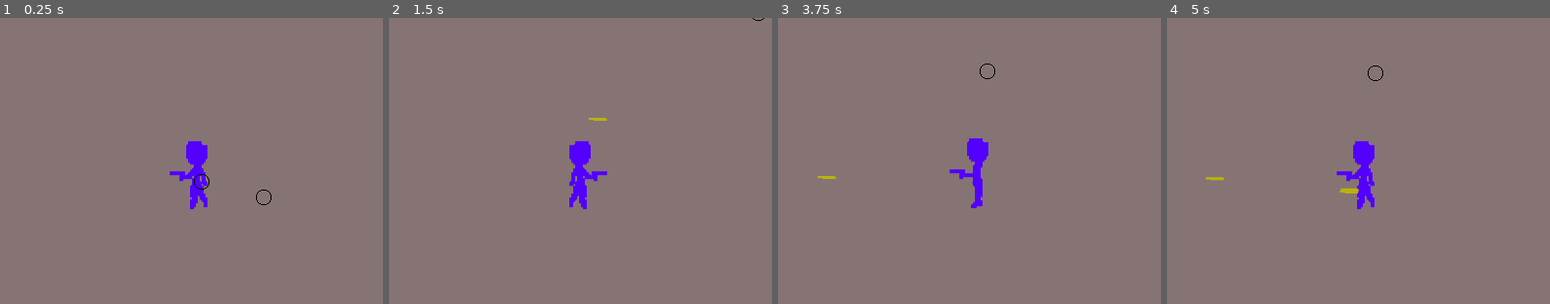
Above: before the commit, frames 1-4 (left to right).
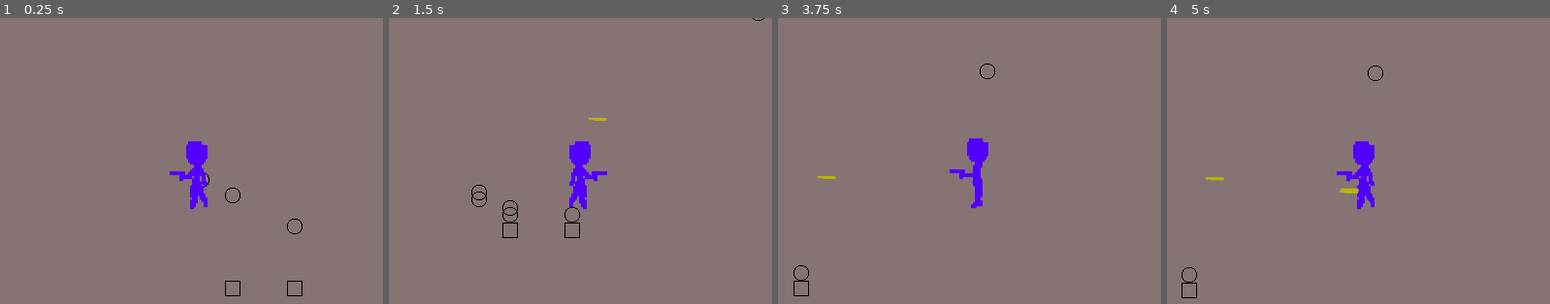
Above: after the commit, the same moments.

Repository: xanax/iamlegend
Game: Godot game, scene res://Node2D.tscn
Same seed, same stepped clock (60 frames per second), same inputs: the game is played once before the commit and once after it.
Inputs:
- Up to frame 1 (0.25 s): no input
- Up to frame 2 (1.5 s): tap Enter (ui_accept) at 0.5, 0.77 s; hold Right (ui_right) 0.53-1.28 s; hold Down (ui_down) from 1.28 s (still down)
- Up to frame 3 (3.75 s): tap Enter (ui_accept) at 1.52, 3.02 s; release Down (ui_down) at 2.03 s; hold Right (ui_right) 2.03-2.78 s; hold Up (ui_up) 2.78-3.53 s; hold Left (ui_left) from 3.53 s (still down)
- Up to frame 4 (5 s): keep holding Left (ui_left); tap Enter (ui_accept) at 3.77, 4.52 s

The runs differ from the first frame. In frame 1, 0.3% of the frame differs, in the area x 50-79%, y 53-98%; in frame 2, 0.3%, in the area x 21-50%, y 58-77%; in frame 3, less than 0.1%; in frame 4, less than 0.1%.

Commit message:
correct ordering

Diff:
--- a/Movement.gd
+++ b/Movement.gd
@@ -1,18 +1,8 @@
 extends Object
 
-var _target
-var _move
-var Rock = preload("res://Rock.tscn")
+var target
+var move
 
 func _init(target, move):
-	self._target = target
-	self._move = move
-
-func do(tile_map : TileMap):
-
-	var rock = Rock.instance()
-	var source = (_target) * tile_map.cell_size
-	rock.start(source, _move)
-	tile_map.set_cell(_target.x, _target.y + _move.y, -1)
-	tile_map.add_child(rock)
-	#print("Move to "+str(_target)+" using "+str(_move))
+	self.target = target
+	self.move = move
--- a/Node2D.tscn
+++ b/Node2D.tscn
@@ -36,7 +36,7 @@
 cell_size = Vector2( 16, 16 )
 cell_custom_transform = Transform2D( 32, 0, 0, 32, 0, 0 )
 format = 1
-tile_data = PoolIntArray( -458734, 1, 0, 0, 1, 0, 65540, 1, 0 )
+tile_data = PoolIntArray( -458734, 1, 0, 0, 1, 0, 65538, 1, 0, 196614, 1, 0, 458754, 4, 0, 458758, 4, 0 )
 script = ExtResource( 4 )
 
 [node name="KinematicBody2D" type="KinematicBody2D" parent="TileMap"]
@@ -56,6 +56,9 @@
 position = Vector2( -19.5482, 0.814507 )
 
 [node name="StaticBody2D" type="StaticBody2D" parent="TileMap"]
+__meta__ = {
+"_edit_group_": true
+}
 
 [node name="CollisionShape2D" type="CollisionShape2D" parent="TileMap/StaticBody2D"]
 position = Vector2( 201, -8 )
--- a/Rock.gd
+++ b/Rock.gd
@@ -13,7 +13,7 @@
 
 # Called every frame. 'delta' is the elapsed time since the previous frame.
 func _process(delta):
-	position += _move
+	position -= _move
 	frame+=1
 	if(frame == 16):
 		queue_free()
--- a/Rock.tscn
+++ b/Rock.tscn
@@ -3,11 +3,9 @@
 [ext_resource path="res://tiles.png" type="Texture" id=1]
 [ext_resource path="res://Rock.gd" type="Script" id=2]
 
-[node name="Node2D" type="Node2D"]
-script = ExtResource( 2 )
-
-[node name="Sprite" type="Sprite" parent="."]
+[node name="Sprite" type="Sprite"]
 texture = ExtResource( 1 )
 offset = Vector2( 8, 8 )
 region_enabled = true
 region_rect = Rect2( 32, 0, 16, 16 )
+script = ExtResource( 2 )
--- a/TileMap.gd
+++ b/TileMap.gd
@@ -2,6 +2,7 @@
 
 var size = Vector2(100, 100)
 var Movement = preload("res://Movement.gd")
+var Rock = preload("res://Rock.tscn")
 var UpdateSemaphore = preload("res://semaphore.gd")
 var updateSemaphore  = UpdateSemaphore.new(self, "update")
 var movements = []
@@ -16,20 +17,32 @@
 
 # Called every frame. 'delta' is the elapsed time since the previous frame.
 func _process(delta):
+	# Start of step, make moves calculated last step
 	if(frame == 0):
+		print("Doing moves "+str(lastMovementIndex)+" to "+str(movementIndex))
+		for m in range(lastMovementIndex, movementIndex):
+			start(movements[m])
+		lastMovementIndex = movementIndex
 		updateSemaphore.increment_counter()
-		for m in range(lastMovementIndex, movementIndex):
-			movements[m].do(self)
 	frame += 1
 	if(frame > 15):
+		#for m in range(lastMovementIndex, movementIndex):
+	#		end(m)
 		frame = 0
 
 func update():
 	print("Updating")
-	lastMovementIndex = movementIndex
 	for y in range(size.y):
 		for x in range(size.x):
 			if(self.get_cell(x, y) == -1 && self.get_cell(x, y - 1) == 1):
 				var move = Movement.new(Vector2(x,y), Vector2(0,-1))
 				movements[movementIndex] = move
 				movementIndex+=1
+
+func start(movement):
+	set_cellv(movement.target, 1)
+	var rock = Rock.instance()
+	var source = (movement.target + movement.move) * cell_size
+	rock.start(source, movement.move)
+	set_cell(movement.target.x, movement.target.y + movement.move.y, -1)
+	add_child(rock)
--- a/project.godot
+++ b/project.godot
@@ -17,7 +17,6 @@
 
 config/name="New Project"
 run/main_scene="res://Node2D.tscn"
-config/icon="res://icon.png"
 
 [display]
 
